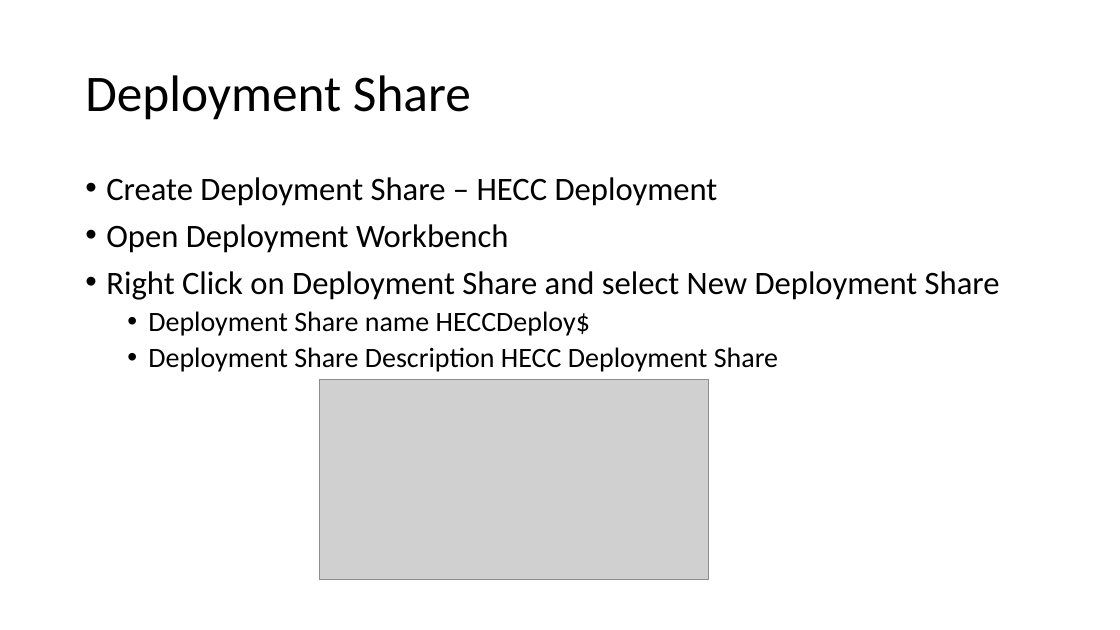
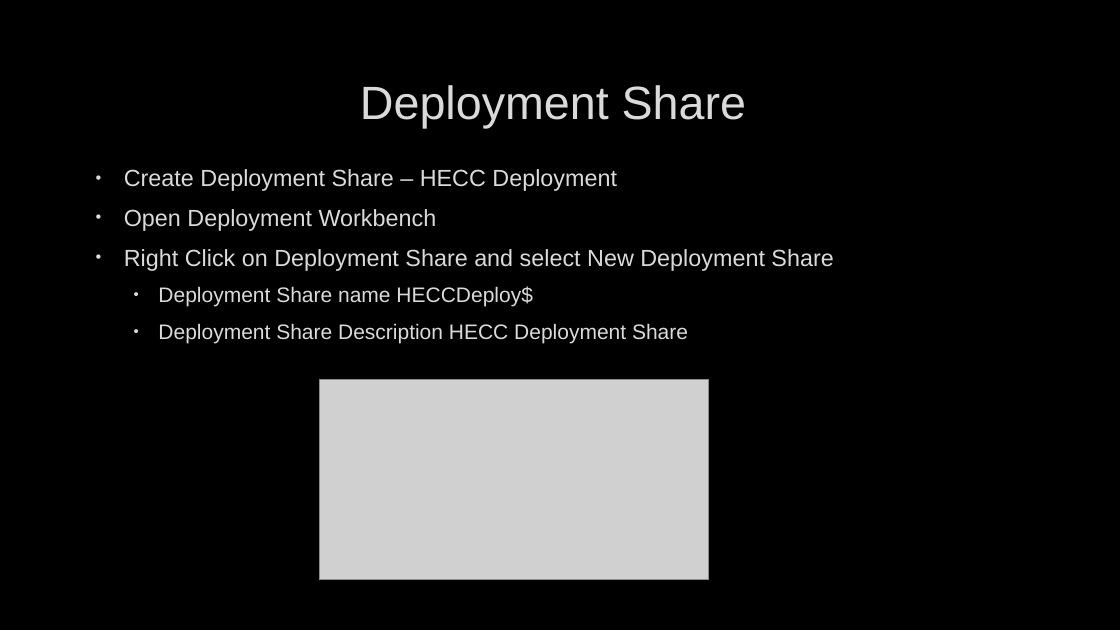
Before and after one commit to fydexx/HECC-2018, a slide deck: slide 3 of Part_02/Section01.pptx. Drawn at 1120x630 pixels with LibreOffice and Linux fonts; fonts in the diff are those of the drawing; grey boxes stand for pictures; background and template pictures are left out. Boxes give left, top, right and bottom in pixels: in the first picture for what was removed or moved away, otherwise in the second. Text is boxed around its words. In the diff, an @@ line names an element or a change of style, - is before the commit and + after.

```diff
--- a/Part_02/Section01.pptx
+++ b/Part_02/Section01.pptx
@@ background #FFFFFF to picture (left out) @@
@@ title "Deployment Share": place and size @@
-title "Deployment Share" at <box>85,75,471,120</box>
+title "Deployment Share" at <box>360,85,746,128</box>
@@ title "Deployment Share" at <box>360,85,746,128</box>: size 44 to 40 pt, font Calibri to Arial, text colour #000000 to #DADADA, letter outline none to #404040 0.75 pt; alignment left to centre; line spacing 0.9 to 1 @@
@@ text "Create Deployment Share – HECC ...": place and size @@
-text "Create Deployment Share – HECC ..." at <box>106,177,1000,372</box>
+text "Create Deployment Share – HECC ..." at <box>124,169,833,343</box>
@@ text "Create Deployment Share – HECC ..." at <box>124,169,833,343</box>: size 28 to 20 pt in "Create Deployment Share – HECC Deployment", "Open Deployment Workbench", "Right Click on Deployment Share and select ..."; font Calibri to Arial, text colour #000000 to #DADADA, letter outline none to #404040 0.75 pt; size 24 to 18 pt in "Deployment Share name HECCDeploy$", "Deployment Share Description HECC Deployment Share"; indent changed; line spacing 0.9 to 1; more space between paragraphs @@
```
Also in this commit, not shown: 10 other slides changed.
